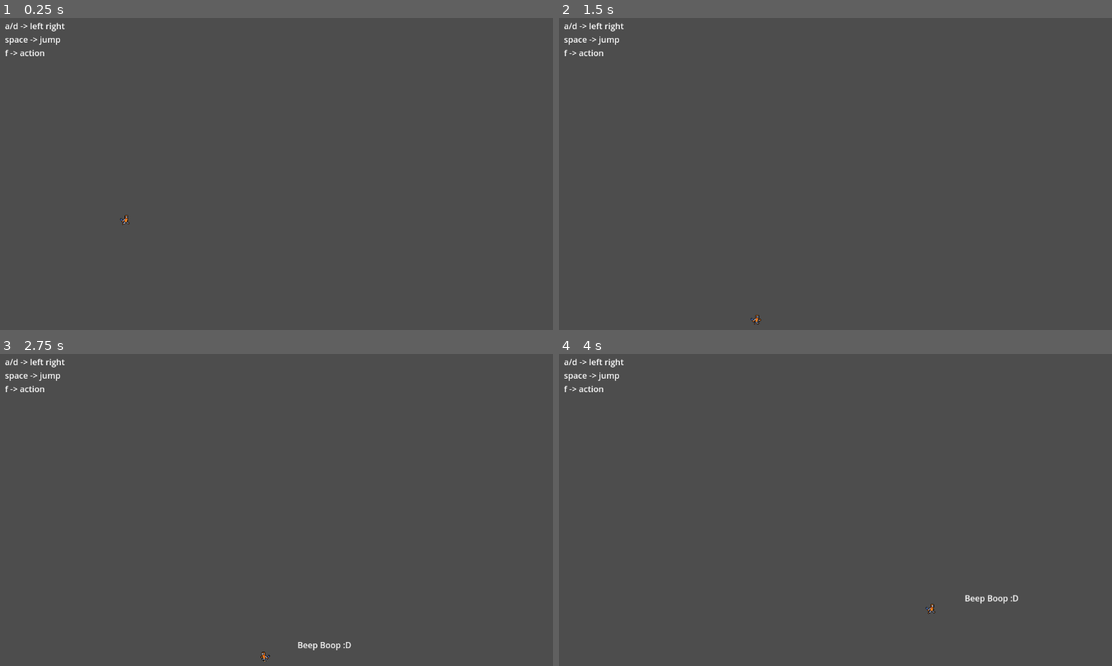
Above: before the commit, frames 1-4 (two rows, left to right).
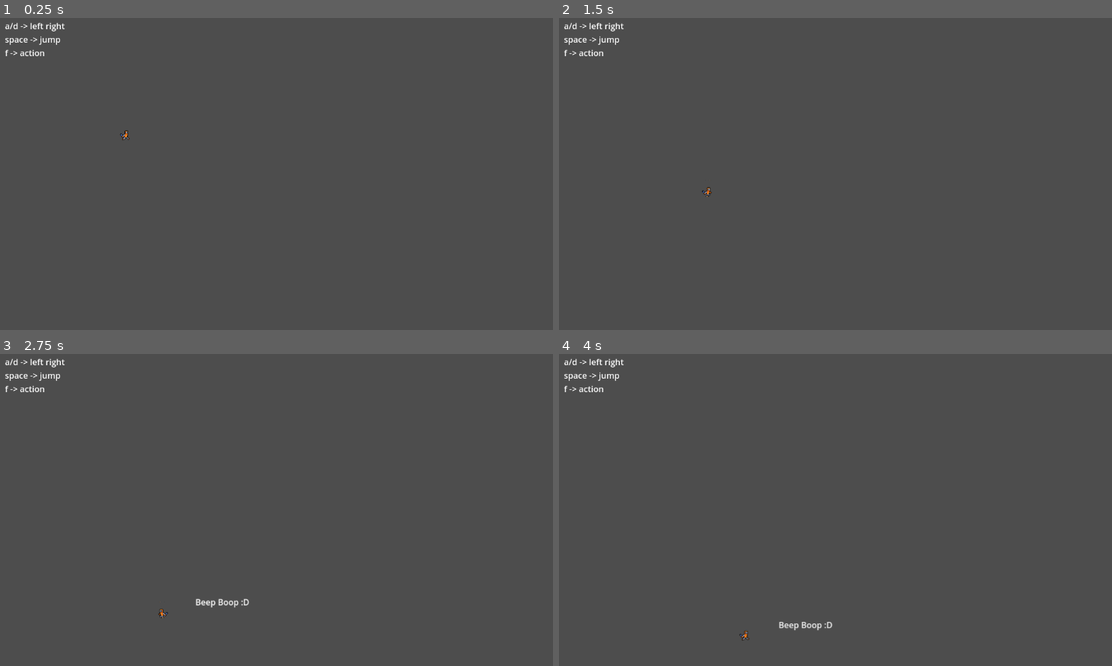
Above: after the commit, the same moments.

Repository: Cradac/H.O.R.S.T.
Game: Godot game, scene res://basic_scene.tscn
The game is run twice, just before and just after one commit, with the same random seed, the same clock (stepped at 60 frames per second) and the same inputs. The engine's default icon, where the game draws it, is replaced by a stand-in: a white triangle on a blue panel in a dark square.
Inputs:
- Up to frame 1 (0.25 s): no input
- Up to frame 2 (1.5 s): tap Enter at 0.5 s; hold F (action) 0.53-1.28 s; hold Right (move_right) from 0.53 s (still down); tap Space (jump) at 0.77 s; tap F (action) at 1.35 s
- Up to frame 3 (2.75 s): tap Space (jump) at 1.52 s; release Right (move_right) at 2.03 s; hold Left (move_left) from 2.03 s (still down); hold F (action) from 2.03 s (still down)
- Up to frame 4 (4 s): release Left (move_left) at 2.78 s; release F (action) at 2.78 s; hold Right (move_right) from 2.78 s (still down); tap F (action) at 2.85 s; tap Space (jump) at 3.02, 3.77 s; hold F (action) from 3.53 s (still down)

The runs differ from the first frame. In frame 1, less than 0.1% of the frame differs, in the area x 21-24%, y 35-67%; in frame 2, less than 0.1%; in frame 3, 0.3%; in frame 4, 0.3%, in the area x 32-84%, y 77-92%.

Commit message:
werid character is weird

Diff:
--- a/Character.gd
+++ b/Character.gd
@@ -7,7 +7,7 @@
 @export var GRAVITY = 500
 @onready var _animated_sprite = $AnimatedSprite2D
 
-var prev_x = 0
+var prev_x = 1
 
 func _process(delta):
 	# action inputs
@@ -27,9 +27,14 @@
 			apply_friction(FRICTION * delta)
 			_animated_sprite.play("idle")
 	else:
+		#velocity.x += x * ACCELERATION * delta
 		if sign(x) == sign(prev_x):
+			print("same dir")
 			velocity.x += x * ACCELERATION * delta
+
 		else:
+			print("dir change")
+			velocity.x = velocity.x / 2
 			velocity.x = x * ACCELERATION * delta
 		_animated_sprite.play("walk")
 		if x > 0:
@@ -43,7 +48,8 @@
 		velocity.y -=  JUMP_FORCE
 		_animated_sprite.play("jump")
 
-	velocity.limit_length(MAX_SPEED)
+	velocity = velocity.limit_length(MAX_SPEED)
+	print(velocity)
 	move_and_slide()
 	prev_x = x
 
--- a/basic_scene.tscn
+++ b/basic_scene.tscn
@@ -1,31 +1,25 @@
-[gd_scene load_steps=5 format=3 uid="uid://ckshqcuxm8ism"]
+[gd_scene load_steps=3 format=3 uid="uid://ckshqcuxm8ism"]
 
 [ext_resource type="PackedScene" uid="uid://dkxa5ykfmobjr" path="res://character.tscn" id="1_2cpjx"]
 
 [sub_resource type="RectangleShape2D" id="RectangleShape2D_2y06m"]
-size = Vector2(1139.5, 20)
-
-[sub_resource type="RectangleShape2D" id="RectangleShape2D_lt3uu"]
-size = Vector2(92.5, 90)
-
-[sub_resource type="RectangleShape2D" id="RectangleShape2D_d1wpv"]
-size = Vector2(413, 25)
+size = Vector2(2913.38, 31)
 
 [node name="basicScene" type="Node2D"]
 
 [node name="Character" parent="." instance=ExtResource("1_2cpjx")]
 position = Vector2(332, 235)
-MAX_SPEED = 600
-ACCELERATION = 300
+MAX_SPEED = 150
+ACCELERATION = 100
 FRICTION = 1500
 JUMP_FORCE = 1000
-GRAVITY = 5000
+GRAVITY = 100
 
 [node name="StaticBody2D" type="StaticBody2D" parent="."]
 position = Vector2(333, 494)
 
 [node name="CollisionShape2D" type="CollisionShape2D" parent="StaticBody2D"]
-position = Vector2(243, 123)
+position = Vector2(1134.31, 120)
 shape = SubResource("RectangleShape2D_2y06m")
 debug_color = Color(0.878431, 0.345098, 0, 1)
 
@@ -37,19 +31,3 @@
 text = "a/d -> left right
 space -> jump
 f -> action"
-
-[node name="StaticBody2D2" type="StaticBody2D" parent="."]
-position = Vector2(290, 15)
-
-[node name="CollisionShape2D" type="CollisionShape2D" parent="StaticBody2D2"]
-position = Vector2(802.75, 560)
-shape = SubResource("RectangleShape2D_lt3uu")
-
-[node name="StaticBody2D3" type="StaticBody2D" parent="."]
-position = Vector2(390, -321)
-rotation = 0.363703
-
-[node name="CollisionShape2D" type="CollisionShape2D" parent="StaticBody2D3"]
-position = Vector2(1179, 623)
-rotation = 0.448407
-shape = SubResource("RectangleShape2D_d1wpv")
